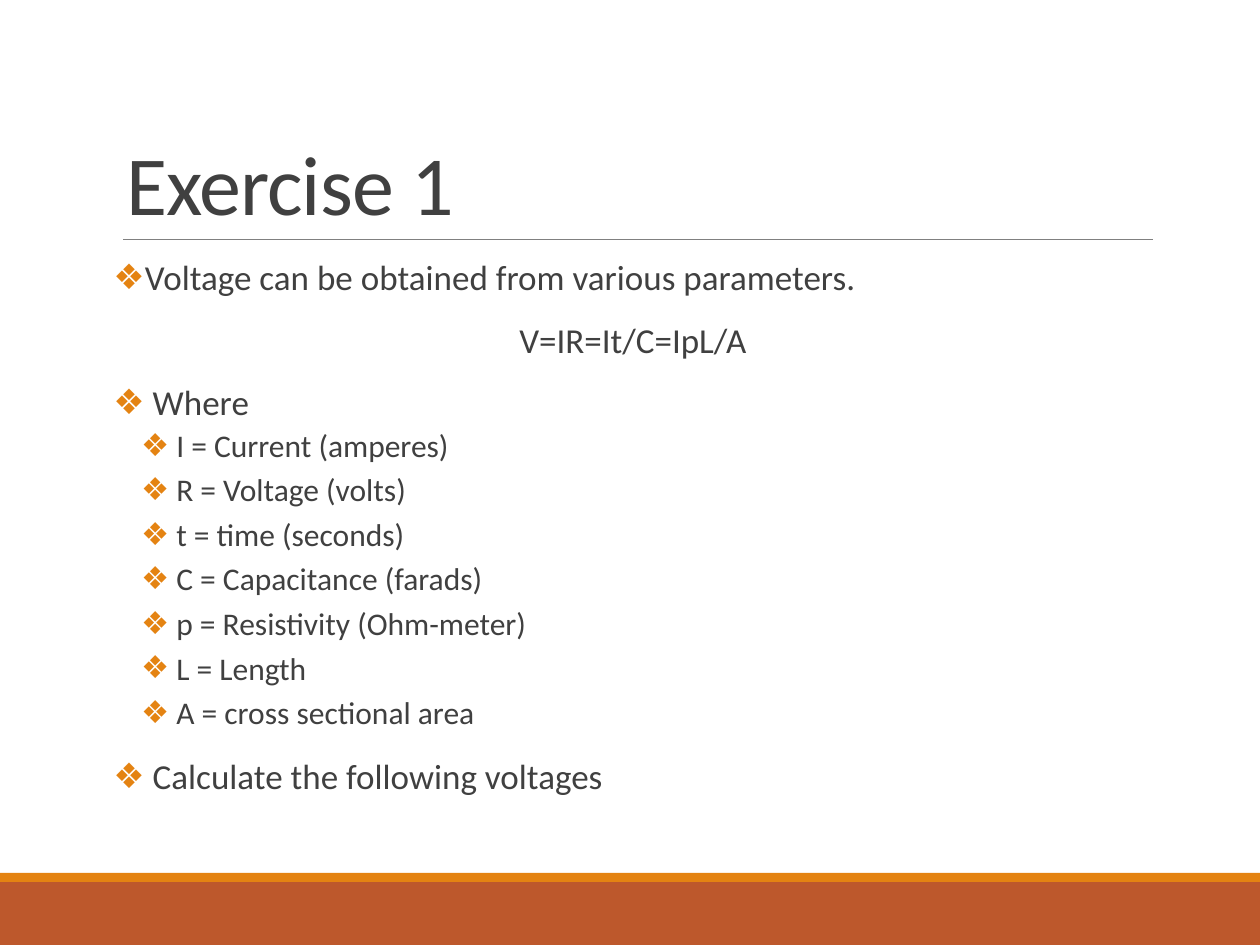
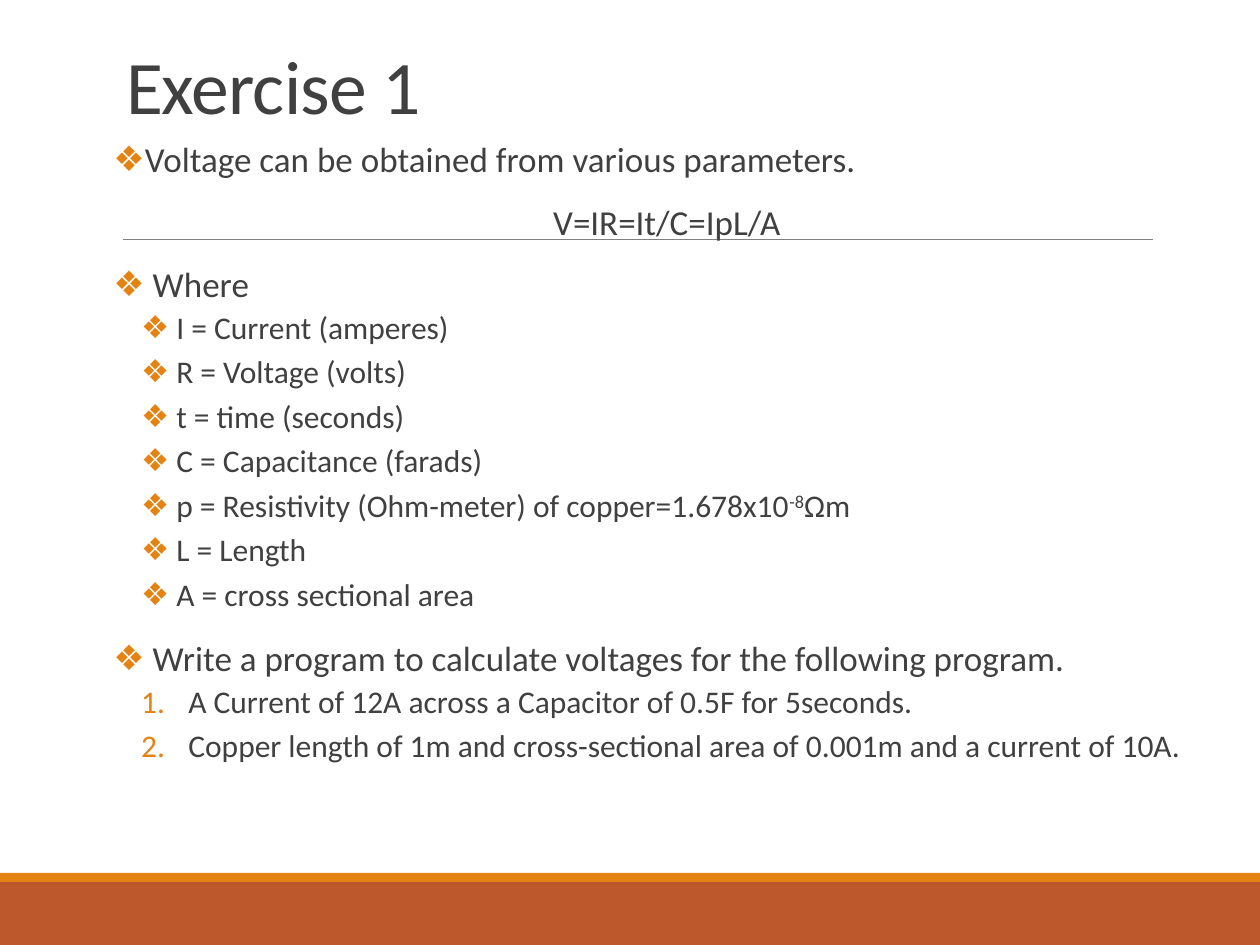
Before and after one commit to deeperj/dillinger, a slide deck: slide 36 of thesis/ukapp2/wqu_isc/sofware_design/Javabc04.pptx (slide 35 before the commit). Drawn at 1260x945 pixels with LibreOffice and Linux fonts; fonts in the diff are those of the drawing. Boxes give left, top, right and bottom in pixels: in the first picture for what was removed or moved away, otherwise in the second. Text is boxed around its words. In the diff, an @@ line names an element or a change of style, - is before the commit and + after.

```diff
--- a/thesis/ukapp2/wqu_isc/sofware_design/Javabc04.pptx
+++ b/thesis/ukapp2/wqu_isc/sofware_design/Javabc04.pptx
@@ title "Exercise 1" at (126, 62, 420, 115): size 48 to 43.2 pt @@
@@ text "Voltage can be obtained from ...": place and size @@
-text "Voltage can be obtained from ..." at (145, 265, 855, 795)
+text "Voltage can be obtained from ..." at (145, 147, 1180, 763)
@@ text at (176, 494, 788, 522): text changed @@
-  ❖ p = Resistivity (Ohm-meter)
+  ❖ p = Resistivity (Ohm-meter) of copper=1.678x10-8Ωm
@@ text at (153, 646, 1180, 763): text changed; size 20 to 18 pt @@
-❖ Calculate the following voltages
+❖ Write a program to calculate voltages for the following program.
+  1. A Current of 12A across a Capacitor of 0.5F for 5seconds.
+  2. Copper length of 1m and cross-sectional area of 0.001m and a current of 10A.
```
Also in this commit, not shown: 4 other slides changed, 3 slides added, 2 slides removed, 4 other files.
